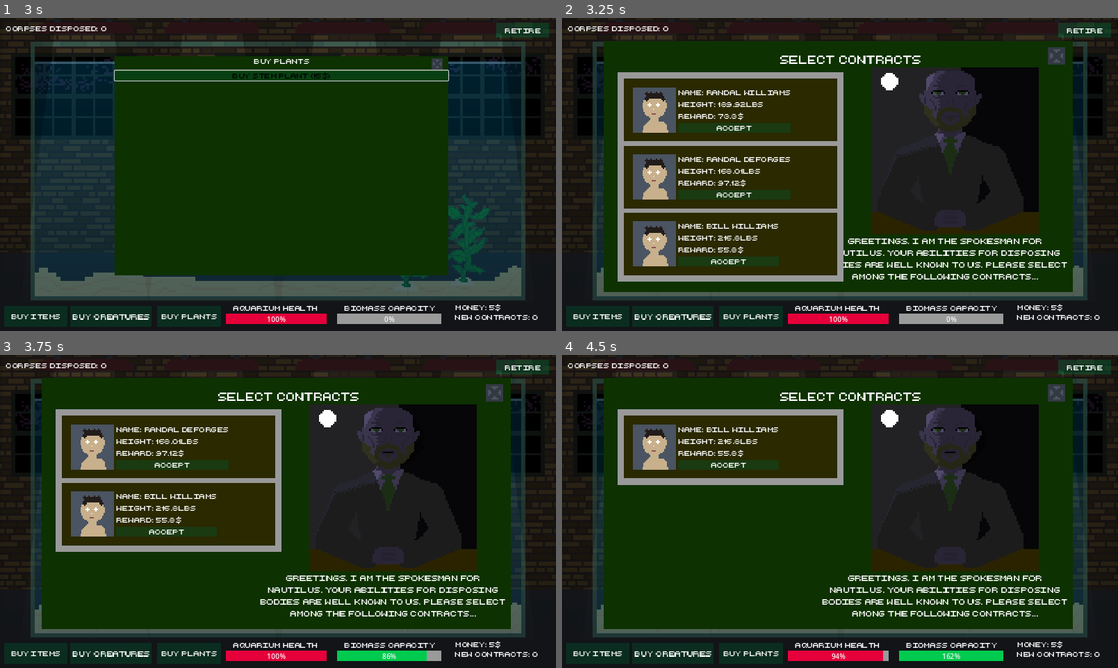
Above: before the commit, frames 1-4 (two rows, left to right).
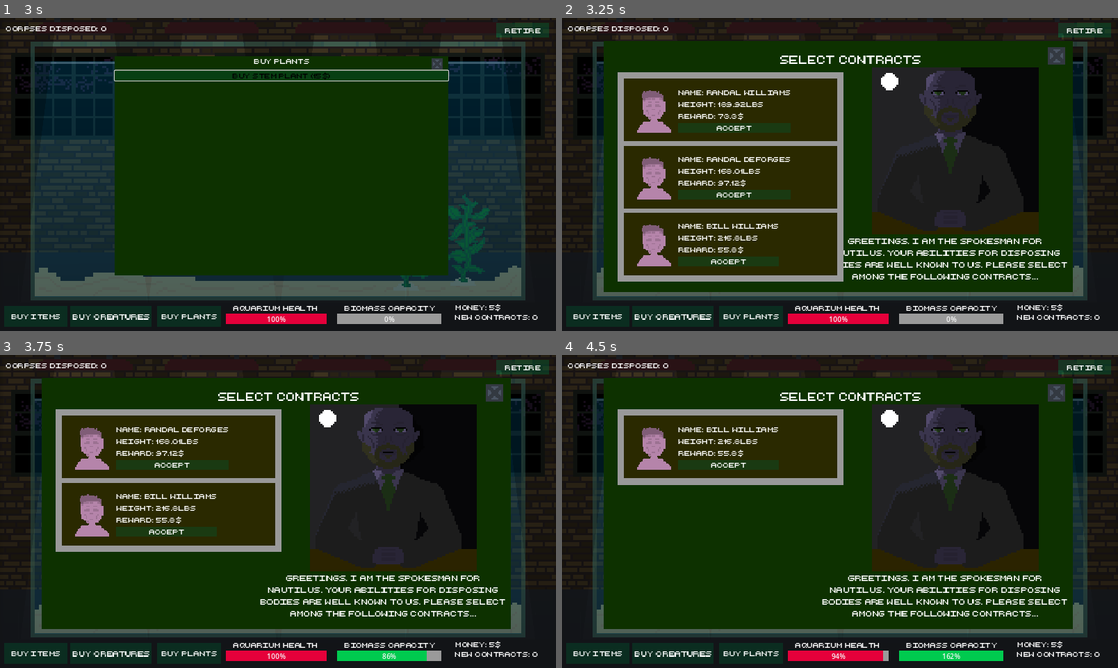
Above: after the commit, the same moments.

Repository: adrientremblay/ld56
Game: Godot game, scene res://scenes/game_screen.tscn
Same seed, same stepped clock (60 frames per second), same inputs: the game is played once before the commit and once after it.
Inputs:
- Up to frame 1 (3 s): click "Buy Creatures" at 0.5 s; click "Buy Plants" at 1.25 s; click "buy snail (5$)" at 2 s; click "Buy Crab (10$)" at 2.75 s
- Up to frame 2 (3.25 s): no input
- Up to frame 3 (3.75 s): click "Accept" at 3.5 s
- Up to frame 4 (4.5 s): click "Accept" at 4.25 s

Frame 1 is identical in both runs. In frame 2, 3.4% of the frame differs, in the area x 12-21%, y 22-80%; in frame 3, 2.2%; in frame 4, 1.1%.

Commit message:
Resized male thin corpse icon 1

Diff:
--- a/scenes/contract.tscn
+++ b/scenes/contract.tscn
@@ -1,7 +1,7 @@
 [gd_scene load_steps=3 format=3 uid="uid://83gh73m2e22b"]
 
 [ext_resource type="Script" path="res://scripts/contract.gd" id="1_dpepd"]
-[ext_resource type="Texture2D" uid="uid://cl0rk16lfiknc" path="res://assets/art/corpse_icon_1.png" id="1_n48q1"]
+[ext_resource type="Texture2D" uid="uid://c7x68n7i3oj2q" path="res://assets/art/male_corpse_thin_icon.png" id="2_c071y"]
 
 [node name="Contract" type="PanelContainer"]
 light_mask = 0
@@ -23,7 +23,7 @@
 light_mask = 0
 custom_minimum_size = Vector2(100, 100)
 layout_mode = 2
-texture = ExtResource("1_n48q1")
+texture = ExtResource("2_c071y")
 
 [node name="VBoxContainer" type="VBoxContainer" parent="MarginContainer/HBoxContainer"]
 light_mask = 0
Binary file added: assets/art/male_corpse_thin_icon.aseprite
Binary file added: assets/art/male_corpse_thin_icon.png
Not shown, added: assets/art/male_corpse_thin_icon.png.import
